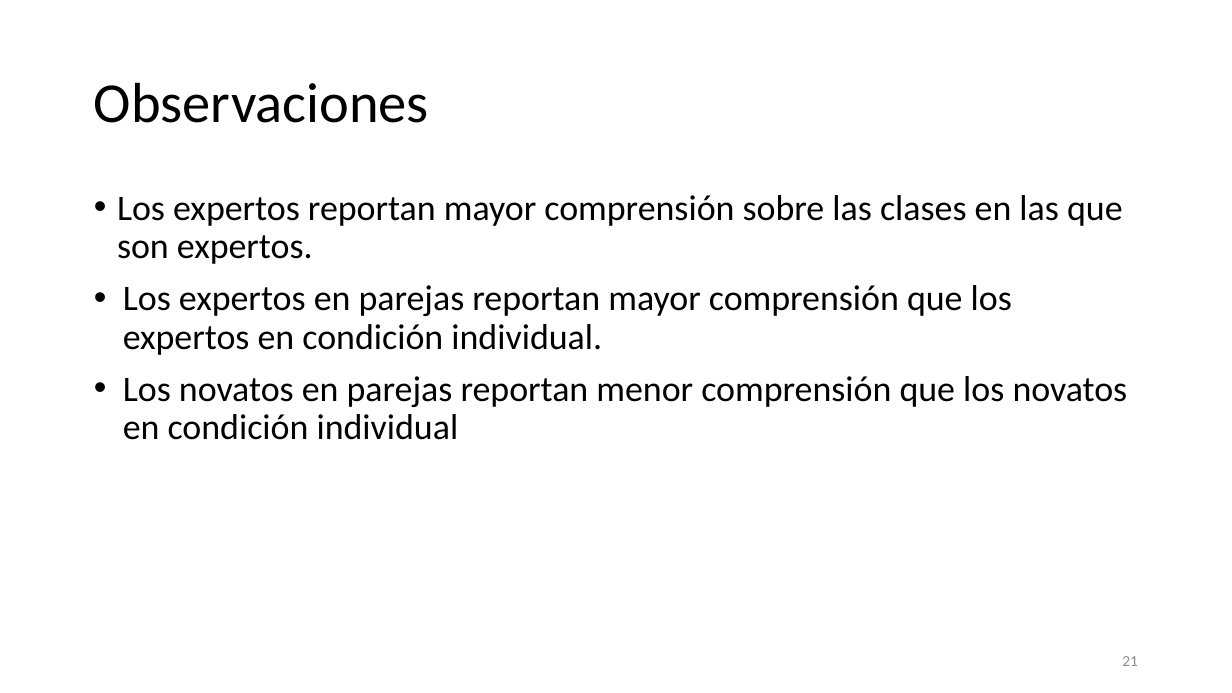
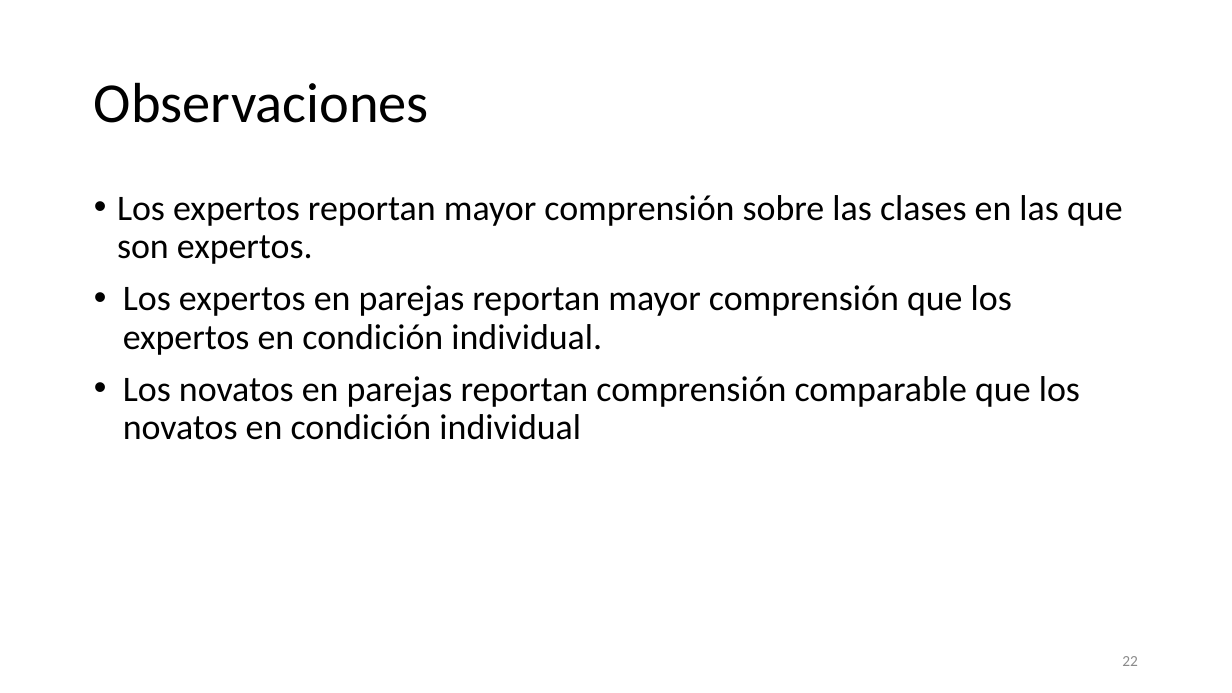
Before and after one commit to Slendercoder/DatosDLL, a slide deck: slide 22 of 12-16-18-23-27-sept-2019/Analysis/Colaboración, uso del lenguaje y comprensión.pptx (slide 21 before the commit). Drawn at 1232x693 pixels with LibreOffice and Linux fonts; fonts in the diff are those of the drawing. Boxes give left, top, right and bottom in pixels: in the first picture for what was removed or moved away, otherwise in the second. Text is boxed around its words. In the diff, an @@ line names an element or a change of style, - is before the commit and + after.

```diff
--- a/12-16-18-23-27-sept-2019/Analysis/Colaboración, uso del lenguaje y comprensión.pptx
+++ b/12-16-18-23-27-sept-2019/Analysis/Colaboración, uso del lenguaje y comprensión.pptx
@@ text at (x1=123, y1=376, x2=1080, y2=440): text changed @@
-• Los novatos en parejas reportan menor comprensión que los novatos en condición individual
+• Los novatos en parejas reportan comprensión comparable que los novatos en condición individual
@@ page number at (x1=1122, y1=656, x2=1138, y2=666): text changed @@
-21
+22
```
Also in this commit, not shown: 2 other slides changed, 2 slides added, 5 other files.
